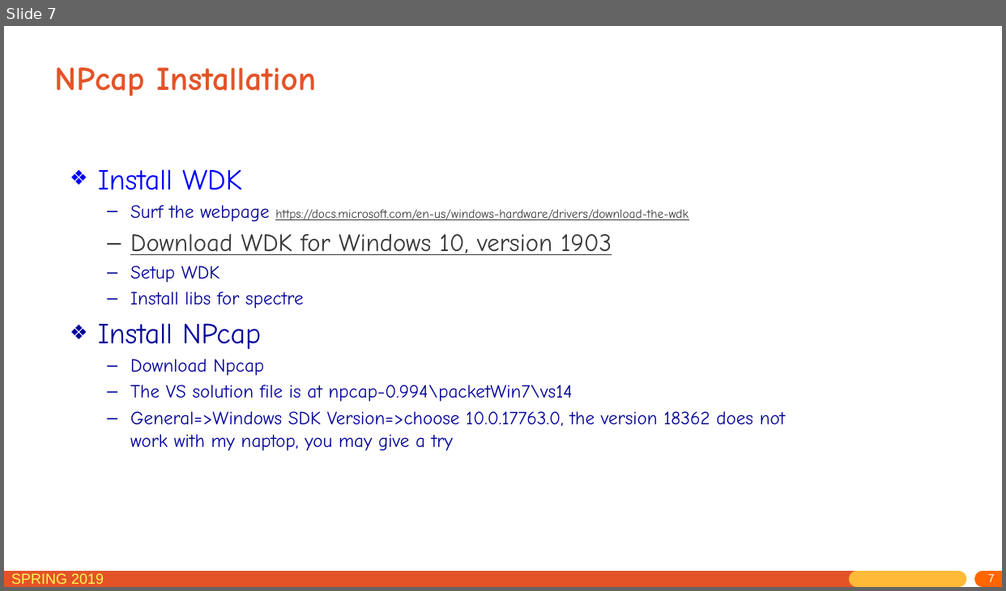
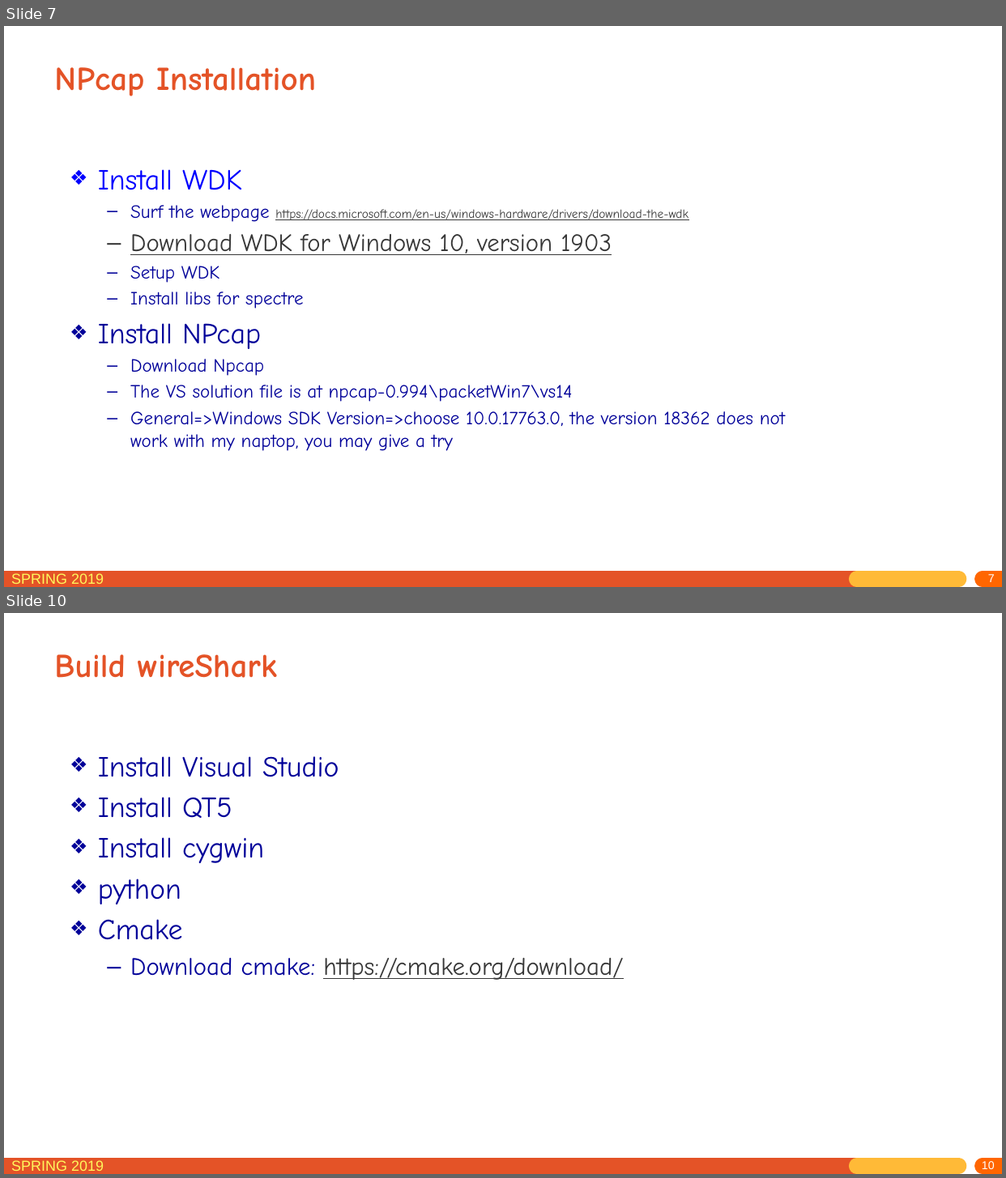
Before and after one commit to jichenghu/PPT_networkDistributed, a slide deck: lab_0.pptx. Shown one above the other, each under a label of ours: slide 7 before the commit, slides 7 and 10 after it; the slides between them are not shown. The pictures are 1006x591 and 1006x1178 pixels, drawn with LibreOffice and Linux fonts; fonts in the diff are those of the drawing. Boxes give left, top, right and bottom in pixels: in the first picture for what was removed or moved away, otherwise in the second. Text is boxed around its words. In the diff, an @@ line names an element or a change of style, - is before the commit and + after.

```diff
--- a/lab_0.pptx
+++ b/lab_0.pptx
@@ slide 10 added at bbox=[4, 613, 1002, 1174], background #FFFFFF; not listed: 5 template elements that a slide beside it also shows @@
@@ title added at bbox=[54, 654, 277, 678], 32 pt, text #E45327, bold @@
+Build wireShark
@@ text added at bbox=[98, 756, 623, 980], 28 pt, text #000099 @@
+❖ Install Visual Studio
+❖ Install QT5
+❖ Install cygwin
+❖ python
+❖ Cmake
+  – Download cmake: https://cmake.org/download/
```
Also in this commit, not shown: 2 other slides added.
